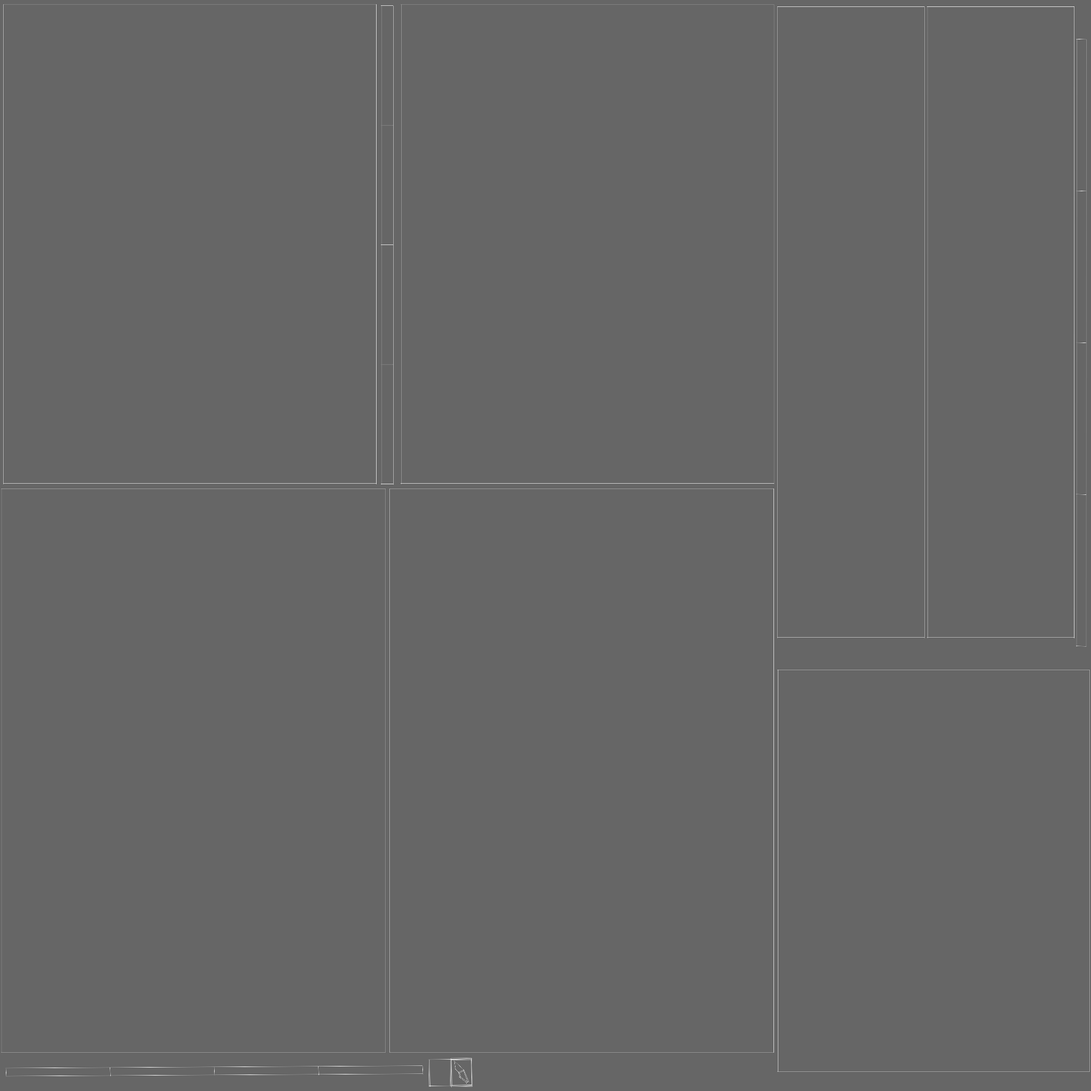
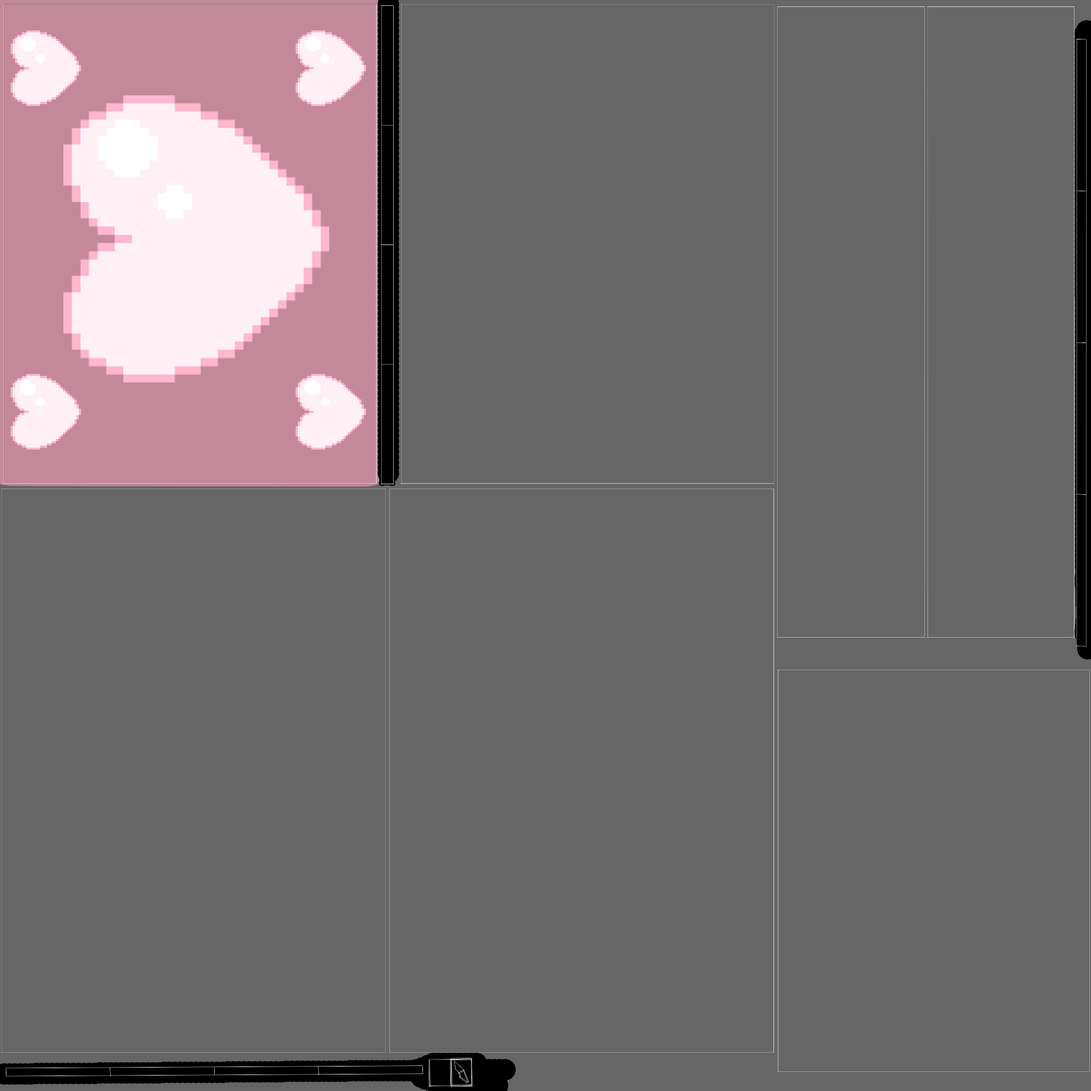
Revision of a layered 1091 × 1091 image; what changed, layer by layer:
added layer "original" (1st of 5) above "original" over <box>295,374,367,450</box>
added layer "original" (2nd of 5) above "original" over <box>295,30,367,107</box>
added layer "original" (3rd of 5) above "original" over <box>10,30,82,107</box>
added layer "original" (4th of 5) above "original" over <box>10,374,82,450</box>
added layer "original" (5th of 5) above "Layer 2" over <box>63,95,330,383</box>
added layer "Layer 2" above "Layer 3" over <box>0,0,1091,1091</box>
added layer "Layer 3" above "Layer 1" over <box>0,0,398,488</box>
